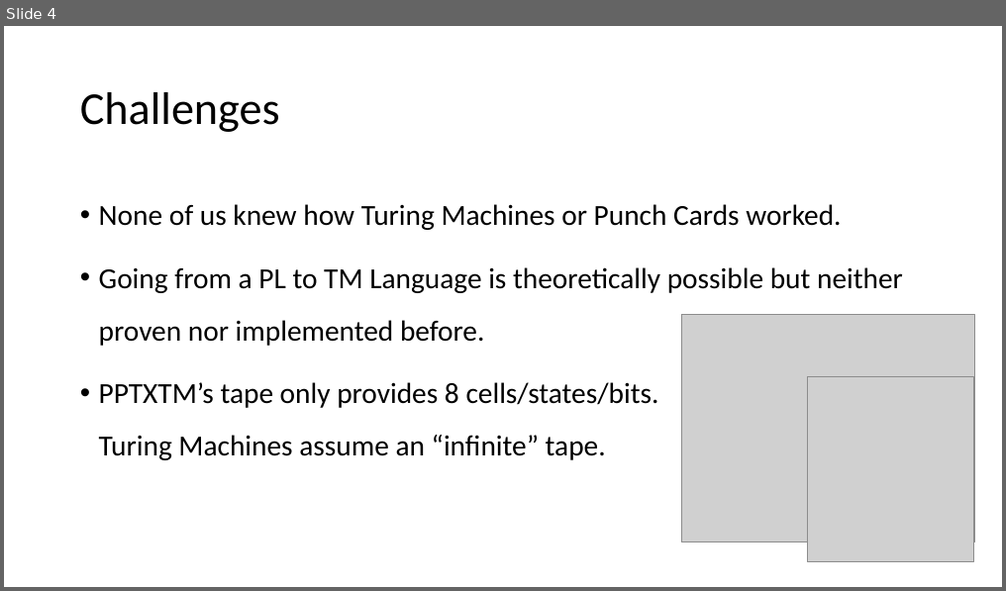
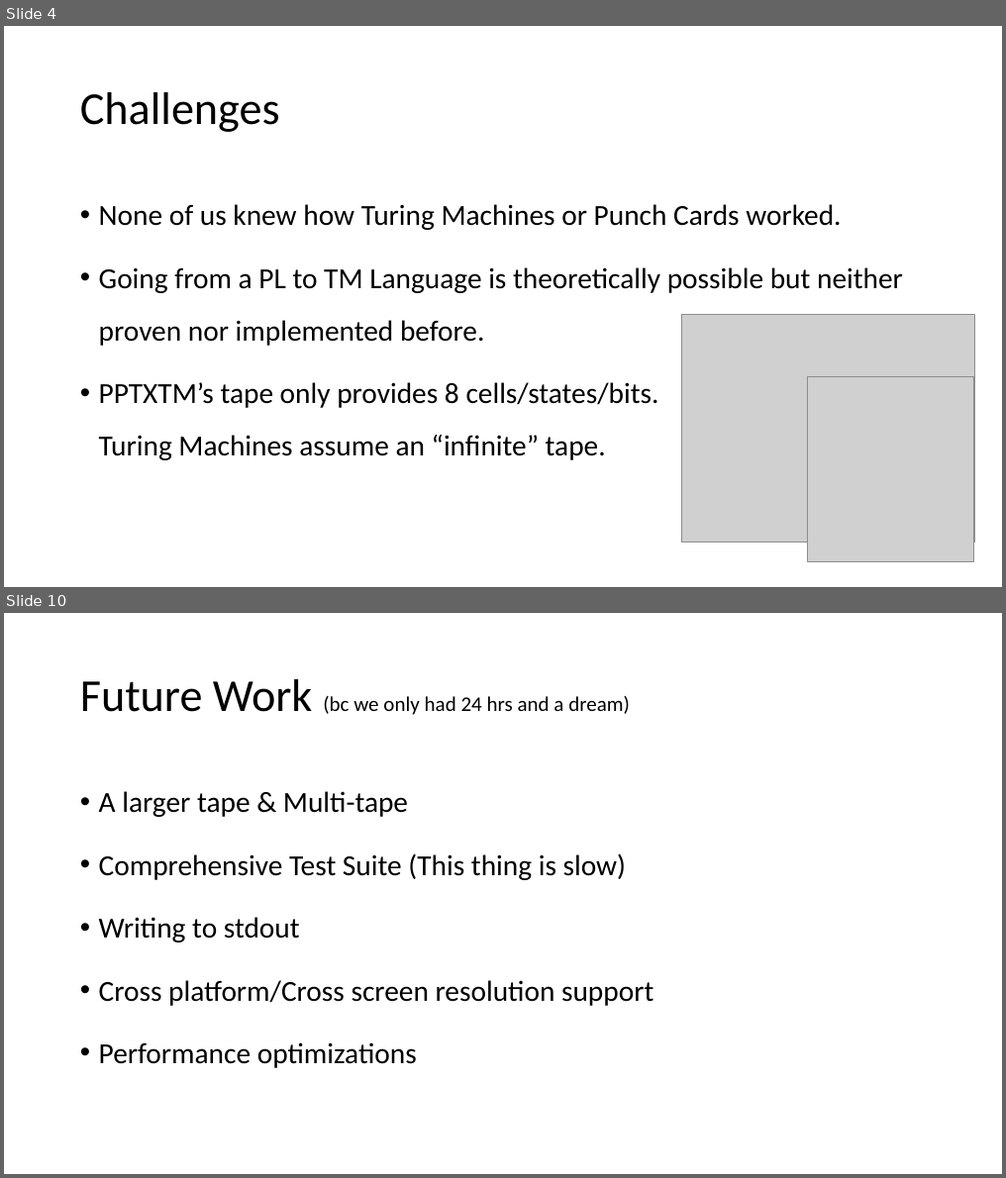
Before and after one commit to cdchoy/ppcc, a slide deck: presentation.pptx. Shown one above the other, each under a label of ours: slide 4 before the commit, slides 4 and 10 after it; the slides between them are not shown. The pictures are 1006x591 and 1006x1178 pixels, drawn with LibreOffice and Linux fonts; fonts in the diff are those of the drawing; grey boxes stand for pictures. Boxes give left, top, right and bottom in pixels: in the first picture for what was removed or moved away, otherwise in the second. Text is boxed around its words. In the diff, an @@ line names an element or a change of style, - is before the commit and + after.

```diff
--- a/presentation.pptx
+++ b/presentation.pptx
@@ slide 10 added at (4, 613, 1002, 1174), background #FFFFFF @@
@@ title added at (80, 679, 630, 715), 20 pt, text #000000 @@
+Future Work (bc we only had 24 hrs and a dream)
@@ text added at (99, 791, 653, 1068), 28 pt, text #000000 @@
+• A larger tape & Multi-tape
+• Comprehensive Test Suite (This thing is slow)
+• Writing to stdout
+• Cross platform/Cross screen resolution support
+• Performance optimizations
```
Also in this commit, not shown: 5 slides changed, 3 other slides added, 1 slide removed.
